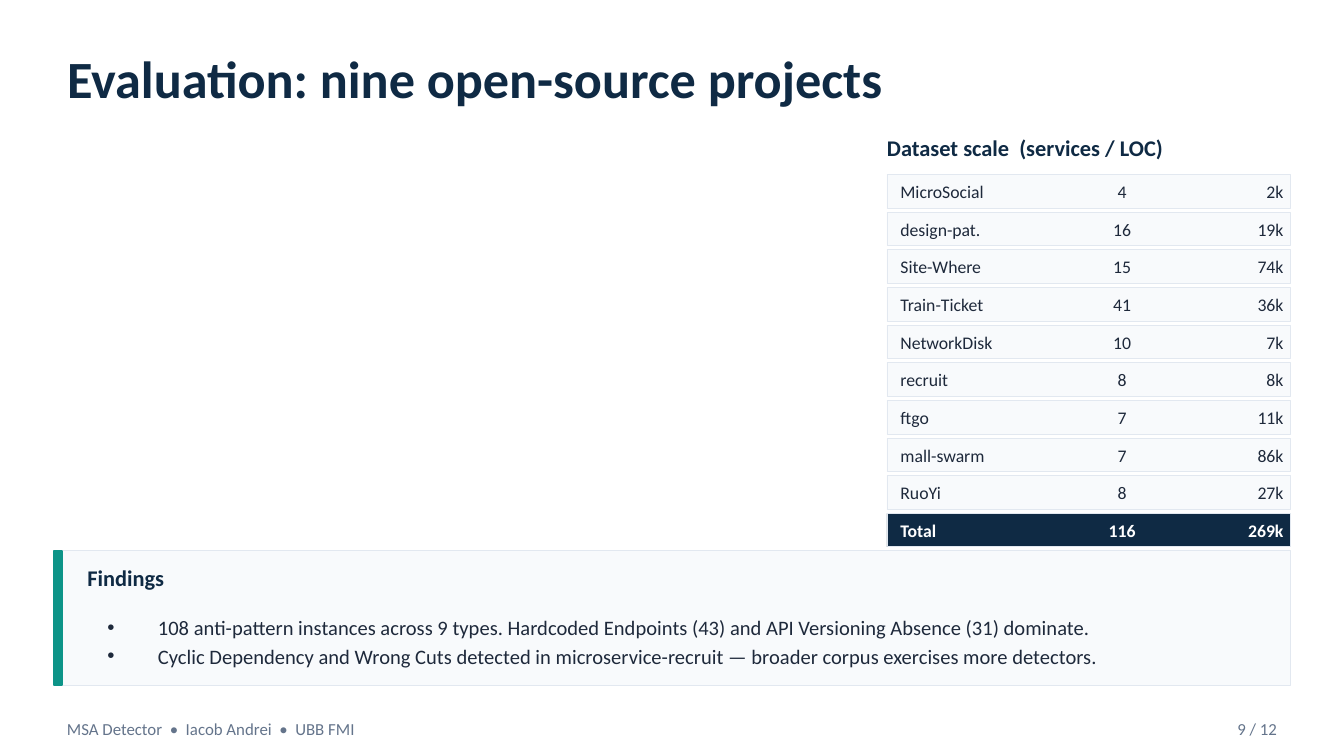
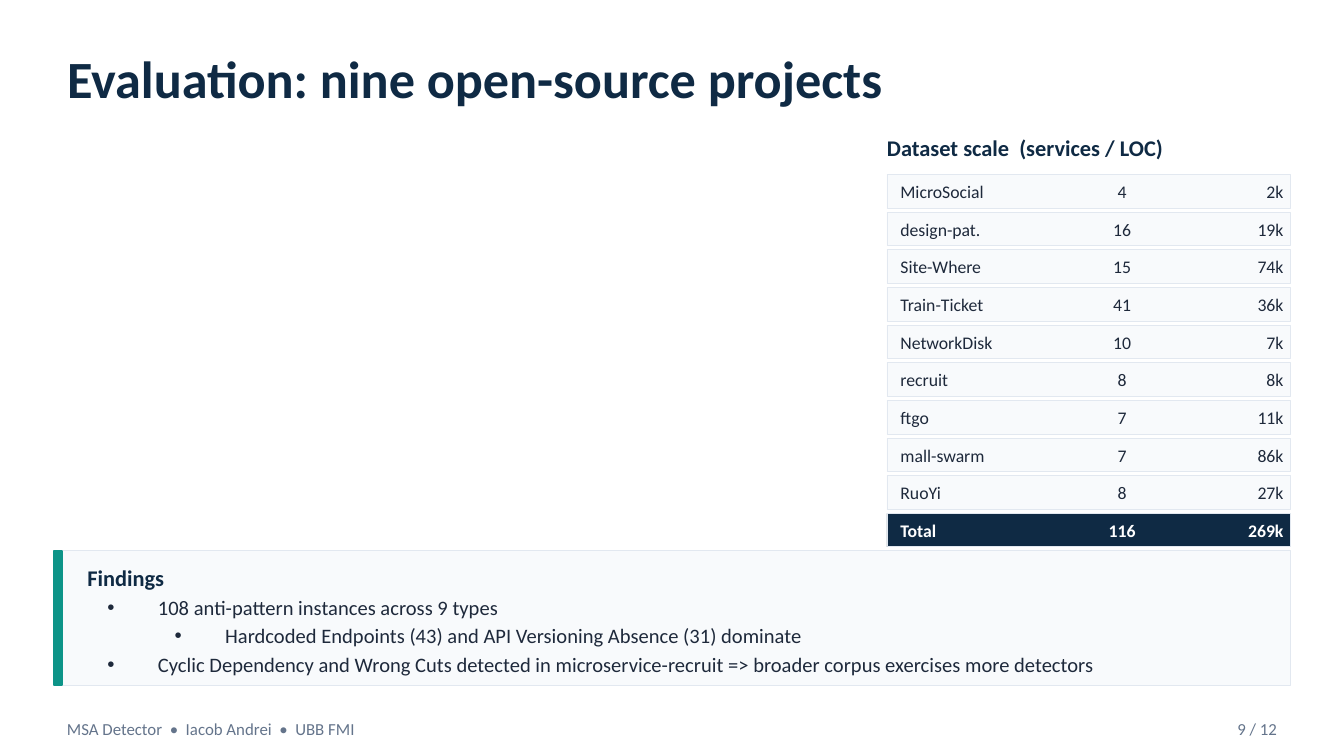
Before and after one commit to andrei45635/dissertation_backend, a slide deck: slide 9 of thesis/presentation/MSA_Detector_Defense.pptx. Drawn at 1344x756 pixels with LibreOffice and Linux fonts; fonts in the diff are those of the drawing. Boxes give left, top, right and bottom in pixels: in the first picture for what was removed or moved away, otherwise in the second. Text is boxed around its words. In the diff, an @@ line names an element or a change of style, - is before the commit and + after.

```diff
--- a/thesis/presentation/MSA_Detector_Defense.pptx
+++ b/thesis/presentation/MSA_Detector_Defense.pptx
@@ text at [158, 601, 1093, 676]: text changed @@
-• 108 anti-pattern instances across 9 types. Hardcoded Endpoints (43) and API Versioning Absence (31) dominate.
-• Cyclic Dependency and Wrong Cuts detected in microservice-recruit — broader corpus exercises more detectors.
+• 108 anti-pattern instances across 9 types
+  • Hardcoded Endpoints (43) and API Versioning Absence (31) dominate
+• Cyclic Dependency and Wrong Cuts detected in microservice-recruit => broader corpus exercises more detectors
```
Also in this commit, not shown: 9 other slides changed, 7 other files.
